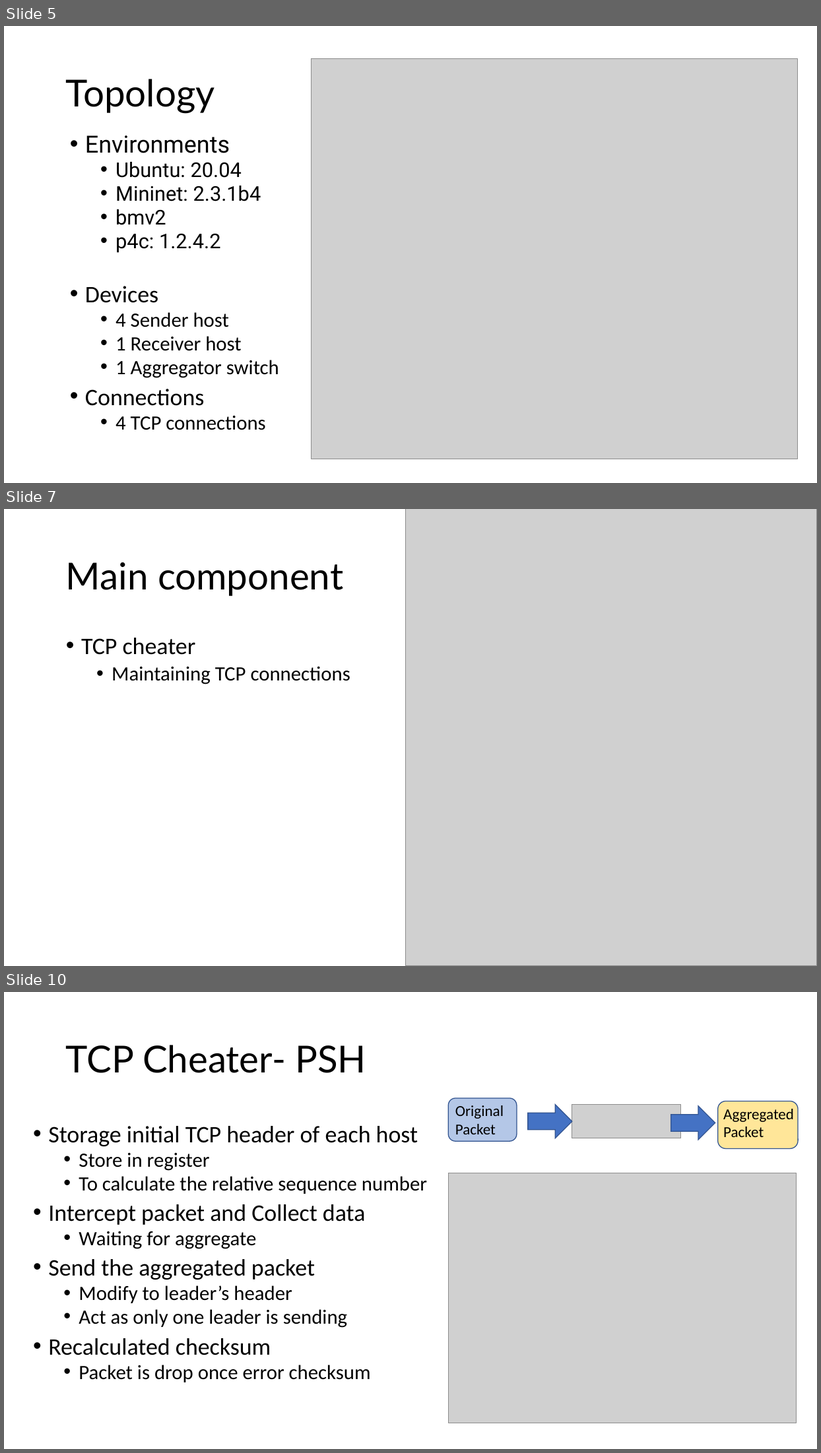
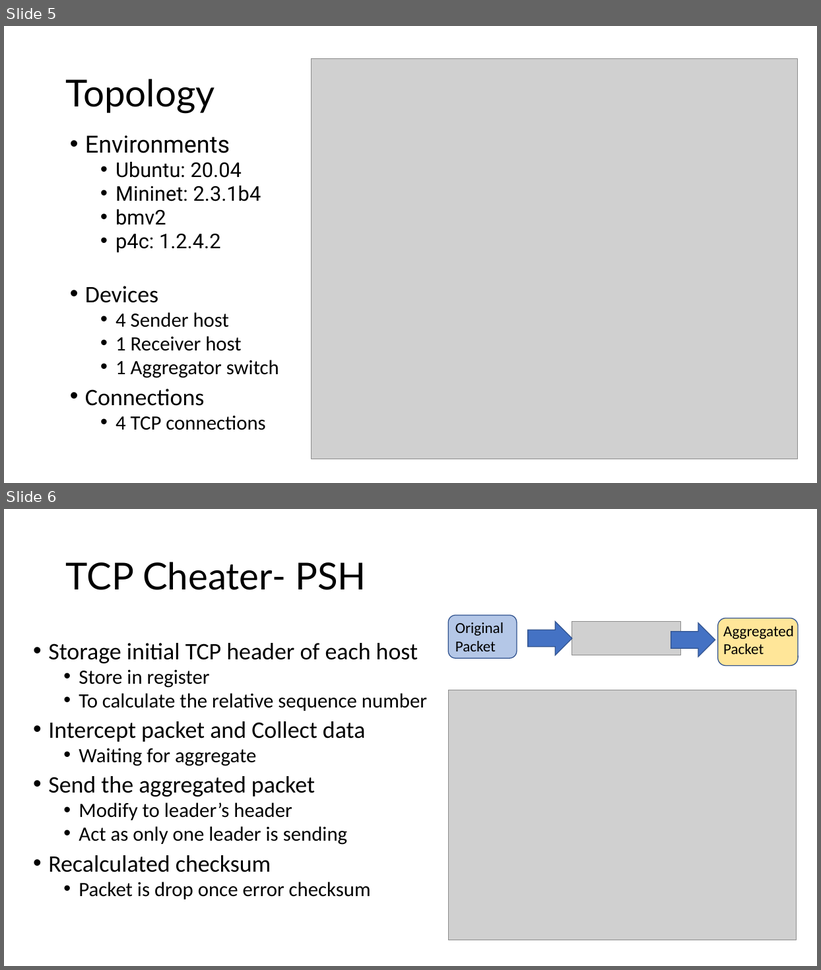
Before and after one commit to LittleD3092/reliable-in-network-aggregation, a slide deck: report.pptx. Shown one above the other, each under a label of ours: slides 5, 7 and 10 before the commit, slides 5 and 6 after it; the slides between them are not shown. The pictures are 821x1453 and 821x970 pixels, drawn with LibreOffice and Linux fonts; fonts in the diff are those of the drawing; grey boxes stand for pictures. Boxes give left, top, right and bottom in pixels: in the first picture for what was removed or moved away, otherwise in the second. Text is boxed around its words. In the diff, an @@ line names an element or a change of style, - is before the commit and + after.

```diff
--- a/report.pptx
+++ b/report.pptx
@@ slide 7 removed at (4, 509, 817, 966), background #FFFFFF @@
@@ picture removed at (406, 509, 817, 966) @@
@@ title removed at (66, 562, 343, 596) @@
-Main component
@@ text removed at (81, 638, 350, 685) @@
-• TCP cheater
-  • Maintaining TCP connections
@@ what was slide 10 is now slide 6 @@
```
Also in this commit, not shown: 3 other slides removed.
